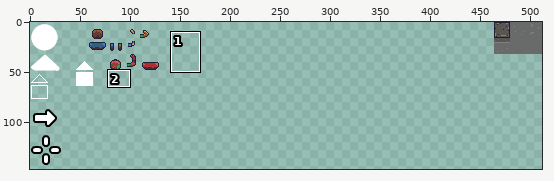
One commit to this sprite sheet: Assets/Art/MainSpriteSheet.png. Above: a wide view before the commit, with the close-up outlined.
Close-up. Before the edit:
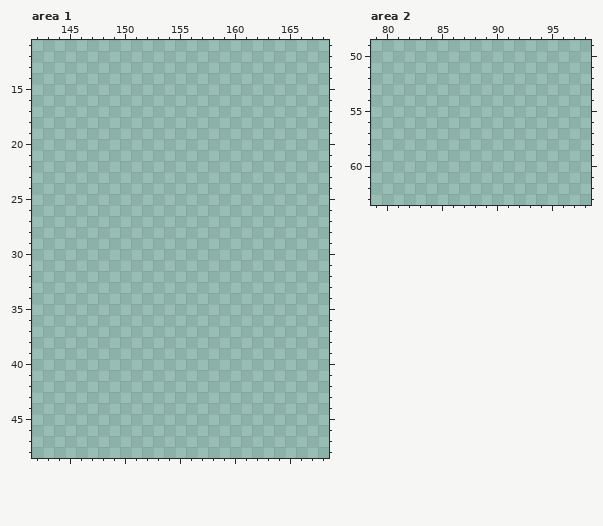
The file is 512x512 pixels. Pixels under 10% opacity are left out. Colours within 5 levels of each other are drawn and written as one. Shown: area 1: x 142..168, y 11..48; area 2: x 79..98, y 49..63. The wide view leaves out empty margins. The commit also changed other parts of the picture, which this record leaves out.
And afterwards:
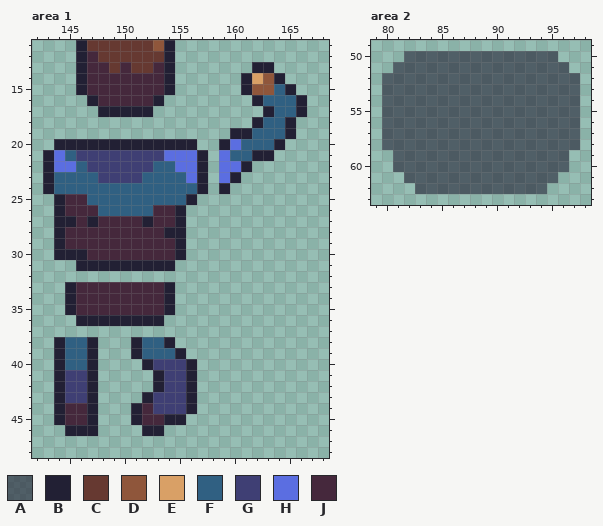
Palette (. is transparent): A #22203499  B #222034  C #663931  D #8f563b  E #d9a066  F #306082  G #3f3f74  H #5b6ee1  J #45283c
Edits made:
Area 1:
The author put colour B in rows 11 to 12 at x 146 and 154; in row 13 at x 146, 154 and 162 to 163; in row 14 at x 146, 154, 161 and 164; in row 15 at x 146, 154, 161 and 165; in row 16 at x 147, 153, 162 and 166; in row 17 at x 148 to 152, 163 and 166.
The author put colour B in row 18 at x 162 and 165; in row 19 at x 160 to 161 and 165; in row 20 at x 144 to 156, 159 and 164; in row 21 at x 143, 157 and 162 to 163; in row 22 at x 143, 157 and 161; in row 23 at x 143, 157 and 160.
The author put colour B in row 24 at x 143, 157 and 159; in row 25 at x 144 and 156; in row 26 at x 144 and 155; in row 27 at x 144 to 145, 147, 152 and 155; in row 28 at x 144 and 154 to 155; in row 29 at x 144 and 155.
The author put colour B in row 30 at x 144 to 146 and 155; in row 31 at x 146 to 154; in rows 33 to 35 at x 145 and 154; in row 36 at x 146 to 153; in row 38 at x 144, 147, 151 and 154; in row 39 at x 144, 147, 151 and 155.
The author put colour B in row 40 at x 144, 147, 152 and 156; in rows 41 to 42 at x 144, 147, 153 and 156; in row 43 at x 144, 147, 152 and 156; in row 44 at x 144, 147, 151 and 156; in row 45 at x 144, 147, 151 and 154 to 155; in row 46 at x 145 to 147 and 152 to 153.
The author put colour C in row 11 at x 147 to 152; in row 12 at x 148 to 153; in row 13 at x 149 and 151 to 152.
The author put colour D in row 11 at x 153; in row 14 at x 163; in row 15 at x 162 to 163.
The author put colour E in row 14 at x 162.
The author put colour F in row 15 at x 164; in row 16 at x 163 to 165; in row 17 at x 164 to 165; in row 18 at x 163 to 164; in row 19 at x 162 to 164; in row 20 at x 161 to 163.
The author put colour F in row 21 at x 145 and 160 to 161; in row 22 at x 146 and 153 to 154; in row 23 at x 144 to 147 and 152 to 155; in row 24 at x 144 to 156; in row 25 at x 147 to 155; in row 26 at x 148 to 152.
The author put colour F in row 38 at x 145 to 146 and 152 to 153; in row 39 at x 145 to 146 and 152 to 154; in row 40 at x 145 to 146.
The author put colour G in row 21 at x 146 to 153; in row 22 at x 147 to 152; in row 23 at x 148 to 151; in row 40 at x 153 to 155; in rows 41 to 42 at x 145 to 146 and 154 to 155; in row 43 at x 145 to 146 and 153 to 155.
The author put colour G in row 44 at x 153 to 155.
The author put colour H in row 20 at x 160; in row 21 at x 144, 154 to 156 and 159; in row 22 at x 144 to 145, 155 to 156 and 159 to 160; in row 23 at x 156 and 159.
The author put colour J in row 12 at x 147; in row 13 at x 147 to 148, 150 and 153; in rows 14 to 15 at x 147 to 153; in row 16 at x 148 to 152; in row 25 at x 145 to 146; in row 26 at x 145 to 147 and 153 to 154.
The author put colour J in row 27 at x 146, 148 to 151 and 153 to 154; in row 28 at x 145 to 153; in row 29 at x 145 to 154; in row 30 at x 147 to 154; in rows 33 to 35 at x 146 to 153; in row 44 at x 145 to 146 and 152.
The author put colour J in row 45 at x 145 to 146 and 152 to 153.
Area 2:
The author put colour A in row 50 at x 82 to 95; in row 51 at x 81 to 96; in rows 52 to 58 at x 80 to 97; in rows 59 to 60 at x 81 to 96; in row 61 at x 82 to 95; in row 62 at x 83 to 94.
Boxes around the changes in both close-ups, in picture pixels (x1, y1, x2, y2):
added: (43, 40, 307, 436)
added: (382, 51, 580, 194)
